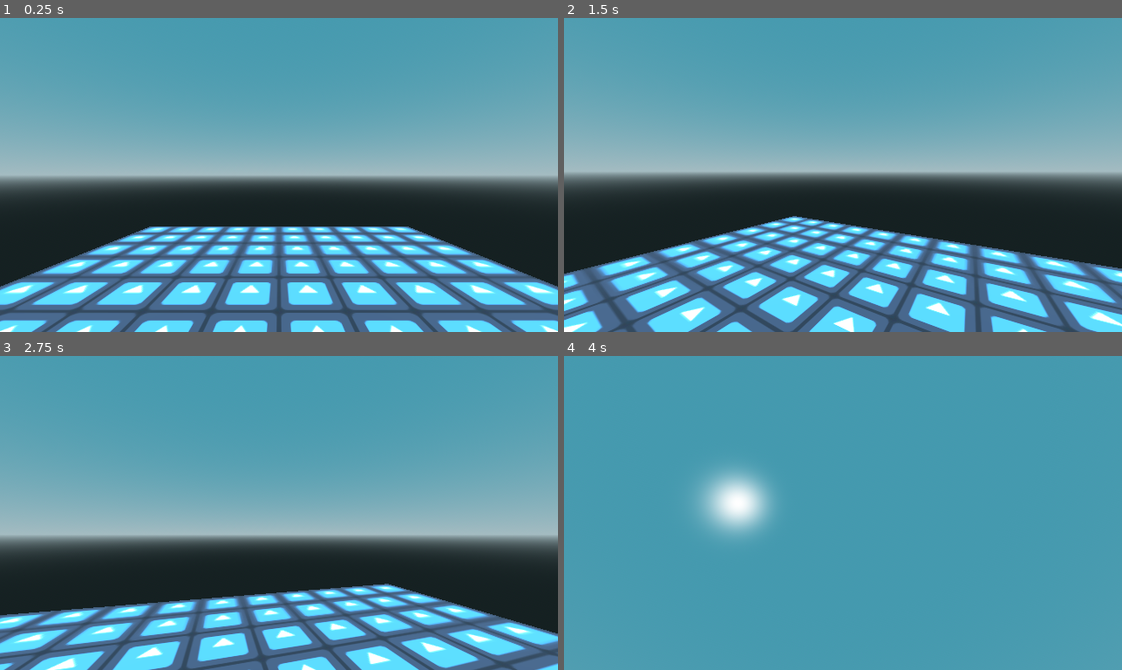
Above: before the commit, frames 1-4 (two rows, left to right).
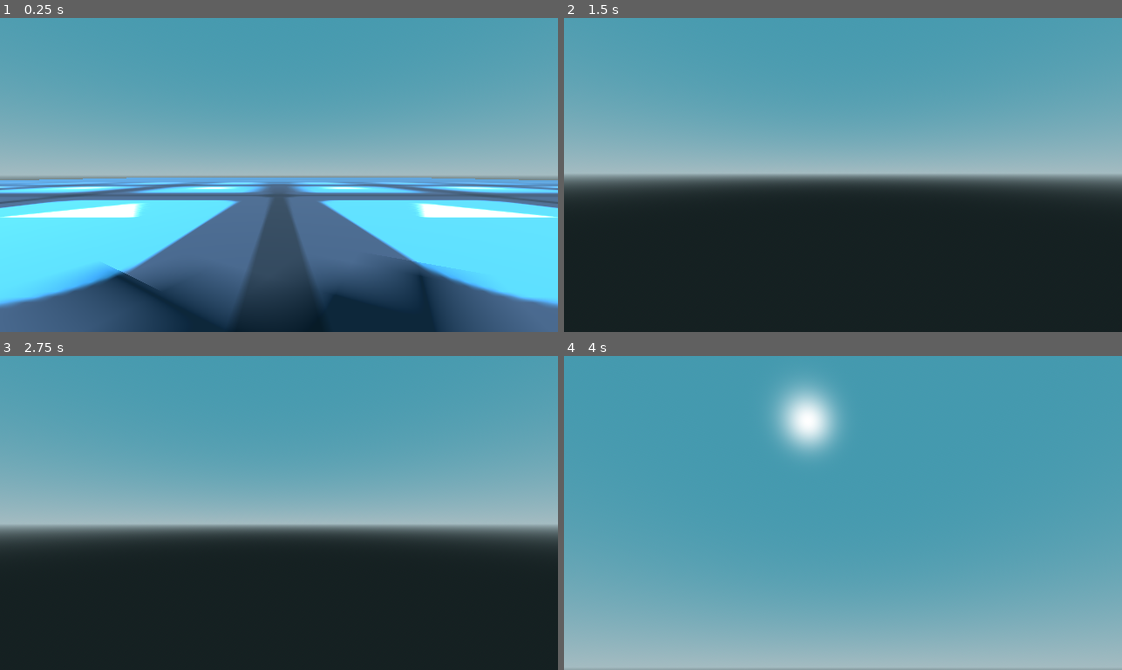
Above: after the commit, the same moments.

Repository: officialErnests/de-ai-ed
Game: Godot game, scene res://scenes/main.tscn
The game is run twice, just before and just after one commit, with the same random seed, the same clock (stepped at 60 frames per second) and the same inputs. The engine's default icon, where the game draws it, is replaced by a stand-in: a white triangle on a blue panel in a dark square.
Inputs (mouse positions are in pixels of both pictures, inside the frame that each line leads up to):
- Up to frame 1 (0.25 s): no input
- Up to frame 2 (1.5 s): tap Enter at 0.5 s; move the mouse to (870, 175) at 0.52 s; hold Mouse wheel down (scroll_down, bound only after the commit) 0.53-1.28 s; hold W (movement_forward) from 0.53 s (still down); tap Mouse wheel up (scroll_up, bound only after the commit) at 0.8, 1.35 s; move the mouse to (815, 175) at 1.27 s
- Up to frame 3 (2.75 s): keep holding W (movement_forward); tap Mouse wheel down (scroll_down, bound only after the commit) at 1.55 s; move the mouse to (290, 506) at 2.02 s; press the mouse at (290, 506) at 2.03 s; tap Mouse wheel up (scroll_up, bound only after the commit) at 2.3 s
- Up to frame 4 (4 s): keep holding W (movement_forward); move the mouse to (815, 575) at 2.77 s; release the mouse at (815, 575) at 2.78 s; right-click (815, 575) at 2.85 s; tap Mouse wheel down (scroll_down, bound only after the commit) at 3.05 s; move the mouse to (887, 516) at 3.52 s; hold Mouse wheel down (scroll_down, bound only after the commit) from 3.53 s (still down); tap Mouse wheel up (scroll_up, bound only after the commit) at 3.8 s

The runs differ from the first frame. In frame 1, 43% of the frame differs, in the area x 0-100%, y 50-100%; in frame 2, 29%; in frame 3, 29%; in frame 4, 35%.

Commit message:
Made camera

Diff:
--- a/project.godot
+++ b/project.godot
@@ -57,6 +57,16 @@
 "events": [Object(InputEventKey,"resource_local_to_scene":false,"resource_name":"","device":-1,"window_id":0,"alt_press …(192 unchanged characters)…
 ]
 }
+scroll_up={
+"deadzone": 0.2,
+"events": [Object(InputEventMouseButton,"resource_local_to_scene":false,"resource_name":"","device":-1,"window_id":0,"alt_pressed":false,"shift_pressed":false,"ctrl_pressed":false,"meta_pressed":false,"button_mask":0,"position":Vector2(0, 0),"global_position":Vector2(0, 0),"factor":1.0,"button_index":4,"canceled":false,"pressed":false,"double_click":false,"script":null)
+]
+}
+scroll_down={
+"deadzone": 0.2,
+"events": [Object(InputEventMouseButton,"resource_local_to_scene":false,"resource_name":"","device":-1,"window_id":0,"alt_pressed":false,"shift_pressed":false,"ctrl_pressed":false,"meta_pressed":false,"button_mask":0,"position":Vector2(0, 0),"global_position":Vector2(0, 0),"factor":1.0,"button_index":5,"canceled":false,"pressed":false,"double_click":false,"script":null)
+]
+}
 
 [rendering]
 
--- a/scenes/main.tscn
+++ b/scenes/main.tscn
@@ -52,7 +52,6 @@
 shape = SubResource("WorldBoundaryShape3D_jyhfs")
 
 [node name="Camera_setup" type="Node3D" parent="."]
-transform = Transform3D(1, 0, 0, 0, 1, 0, 0, 0, 1, 0, 2, 0)
 script = ExtResource("2_0wfyh")
 
 [node name="NeckOrSmthing" type="Node3D" parent="Camera_setup"]
--- a/scripts/camera_movement.gd
+++ b/scripts/camera_movement.gd
@@ -5,9 +5,14 @@
 func _ready() -> void:
 	Input.mouse_mode = Input.MOUSE_MODE_CAPTURED
 
-const MOUSE_SENSITIVITY = 1
-
+const MOUSE_SENSITIVITY = 0.5
+const SPEED = 10
+var distance = 3
 func _input(event):
+	if event.is_action_pressed("scroll_down"):
+		distance += 0.2
+	if event.is_action_pressed("scroll_up"):
+		distance -= 0.2
 	if event.is_action_pressed("r_click"):
 		if Input.mouse_mode == Input.MOUSE_MODE_VISIBLE:
 			Input.mouse_mode = Input.MOUSE_MODE_CAPTURED
@@ -47,4 +52,6 @@
 
 	dir.y = 0
 	dir = dir.normalized()
-	position += dir * delta
+	position += dir * delta * SPEED
+	$NeckOrSmthing/Dron.position = Vector3.BACK * distance
+	$NeckOrSmthing/Dron.global_position.y = max($NeckOrSmthing/Dron.global_position.y, 0.1)
